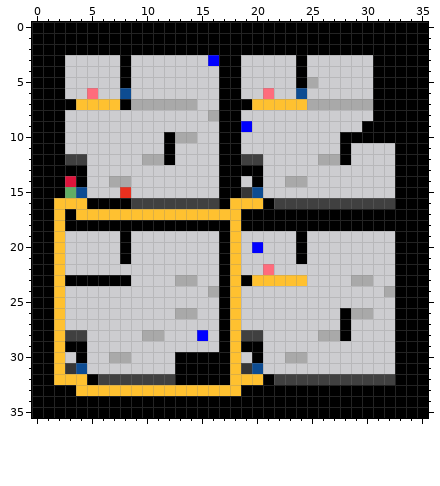
Two versions of one pixel-art sprite, AridArnold/Content/Levels/level4-3.png. The picture above was drawn from the file before the commit.
The file is 36x36 pixels.
After:
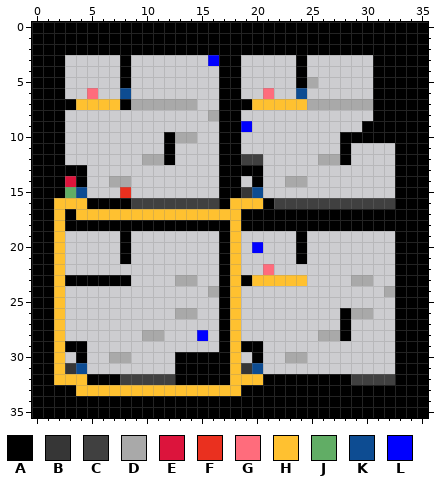
Palette (. is transparent): A #000000  B #363636  C #404040  D #a9a9a9  E #dc143c  F #ea301f  G #ff6c7c  H #ffc130  J #61ad65  K #0d4c92  L #0000ff
Difference:
Changed rows in their new state; - is an unchanged pixel.
first column x 3:
12 ..
first column x 3:
28 ..--------------..
first column x 6:
32 AA--------------AAAAAAA
Boxes around the changes in both pictures, in picture pixels (x1, y1, x2, y2):
erased: (65, 154, 87, 165)
changed: (65, 330, 120, 385)
changed: (241, 330, 351, 385)
